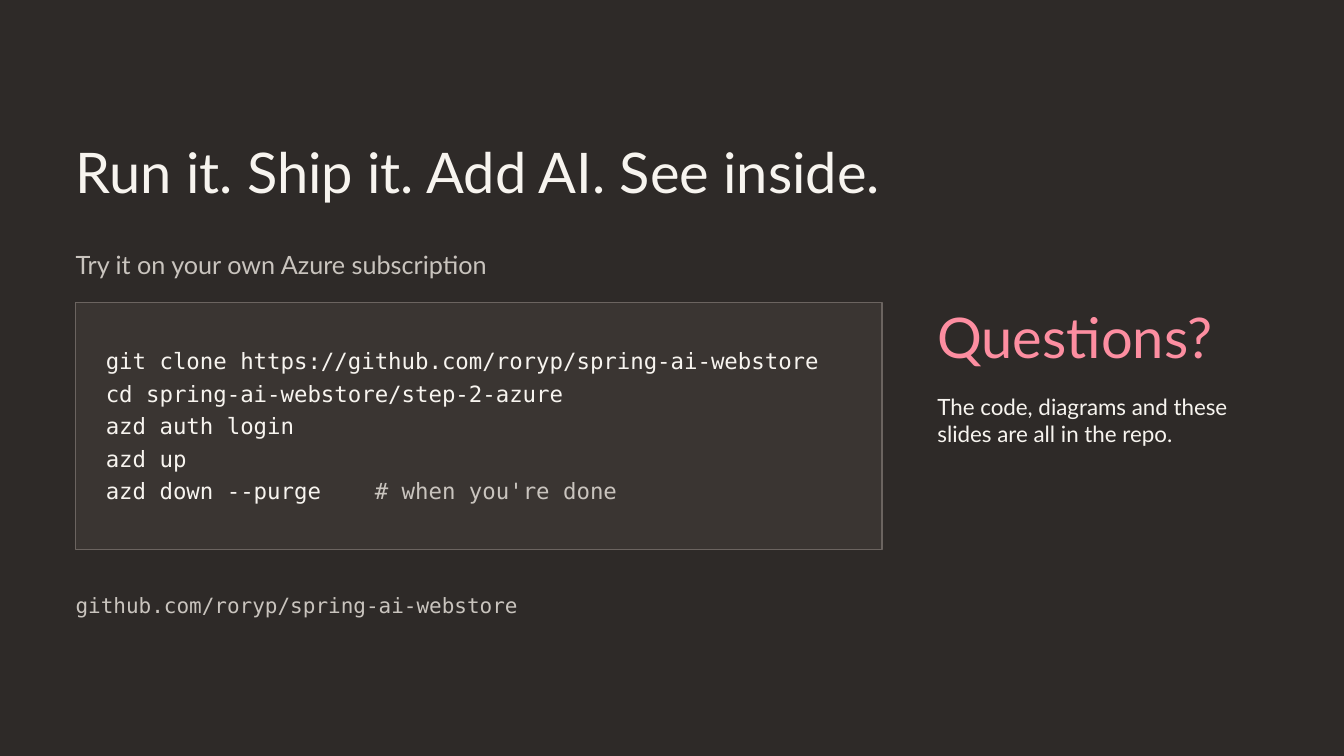
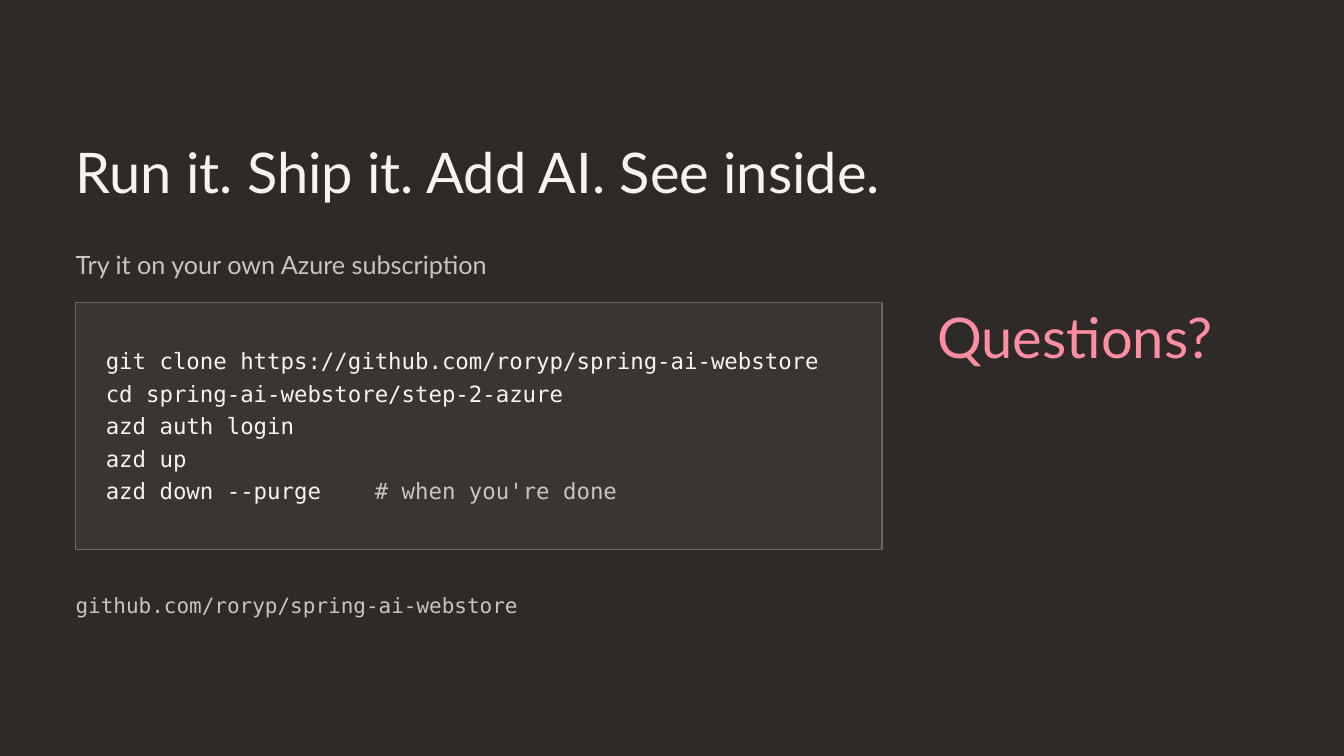
Before and after one commit to roryp/spring-ai-webstore, a slide deck: slide 15 of docs/trail-store-workshop.pptx. Drawn at 1344x756 pixels with LibreOffice and Linux fonts; fonts in the diff are those of the drawing. Boxes give left, top, right and bottom in pixels: in the first picture for what was removed or moved away, otherwise in the second. Text is boxed around its words. In the diff, an @@ line names an element or a change of style, - is before the commit and + after.

```diff
--- a/docs/trail-store-workshop.pptx
+++ b/docs/trail-store-workshop.pptx
@@ text removed at (x1=937, y1=398, x2=1228, y2=446) @@
-The code, diagrams and these slides are all in the repo.
```
Also in this commit, not shown: 11 other slides changed.
